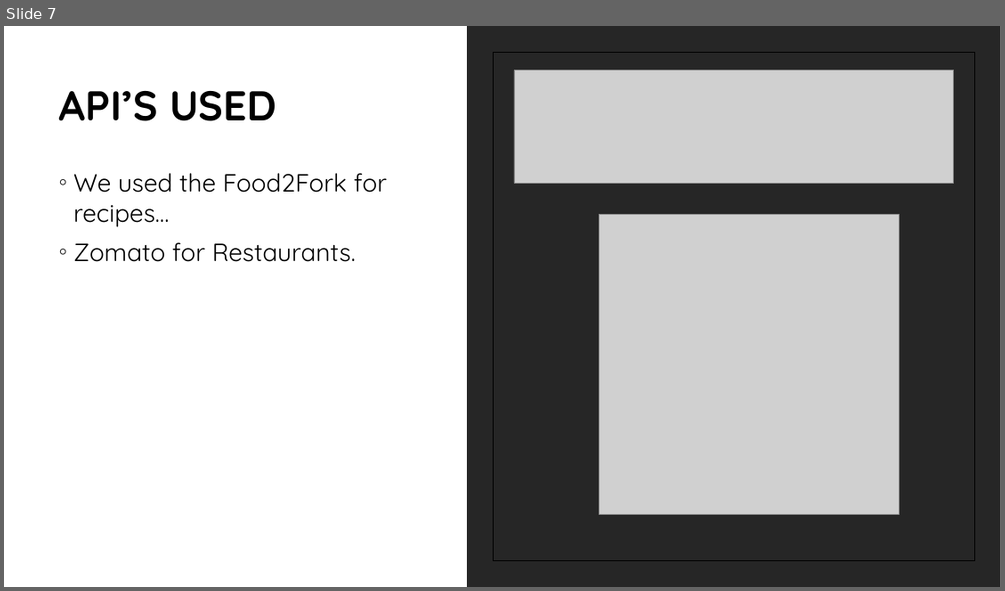
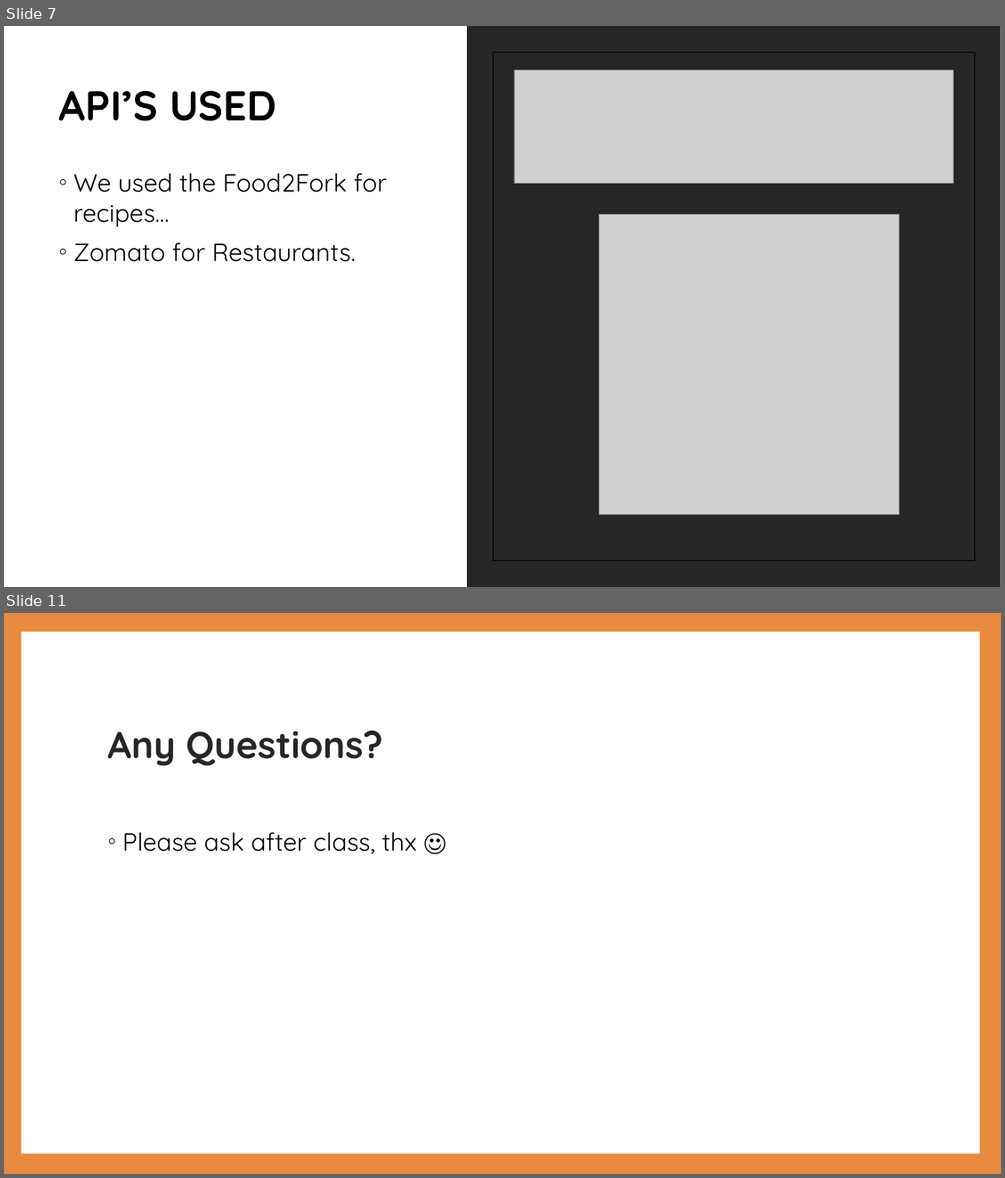
Before and after one commit to MG1982/eatUp, a slide deck: assets/powerpoint/eatUP Powerpoint.pptx. Shown one above the other, each under a label of ours: slide 7 before the commit, slides 7 and 11 after it; the slides between them are not shown. The pictures are 1005x591 and 1005x1178 pixels, drawn with LibreOffice and Linux fonts; fonts in the diff are those of the drawing; grey boxes stand for pictures. Boxes give left, top, right and bottom in pixels: in the first picture for what was removed or moved away, otherwise in the second. Text is boxed around its words. In the diff, an @@ line names an element or a change of style, - is before the commit and + after.

```diff
--- a/assets/powerpoint/eatUP Powerpoint.pptx
+++ b/assets/powerpoint/eatUP Powerpoint.pptx
@@ slide 11 added at [4, 613, 1001, 1174], background #FFFFFF @@
@@ rectangle added at [4, 613, 1001, 1174], fill #E98A3E @@
@@ rectangle added at [21, 632, 979, 1153], fill #FFFFFF @@
@@ title added at [107, 730, 382, 766], 36 pt, text #262626, bold @@
+Any Questions?
@@ text added at [122, 832, 417, 854], 24 pt, text #000000 @@
+◦ Please ask after class, thx ☺
```
Also in this commit, not shown: 3 slides changed, 1 other slide added, 4 slides removed.
